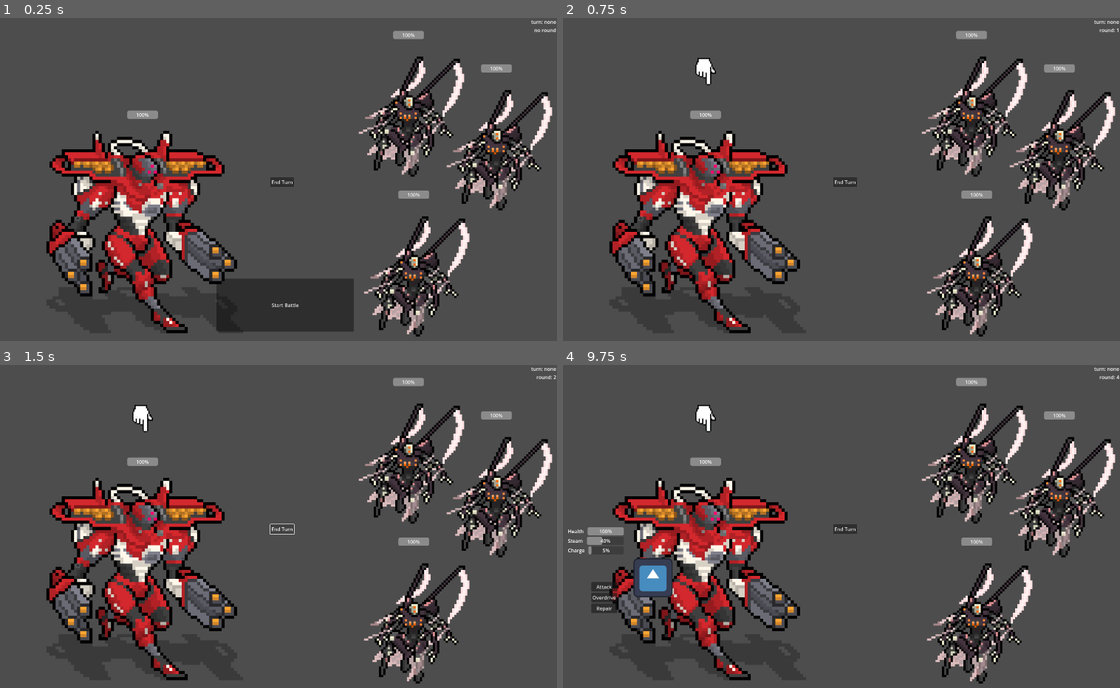
Above: before the commit, frames 1-4 (two rows, left to right).
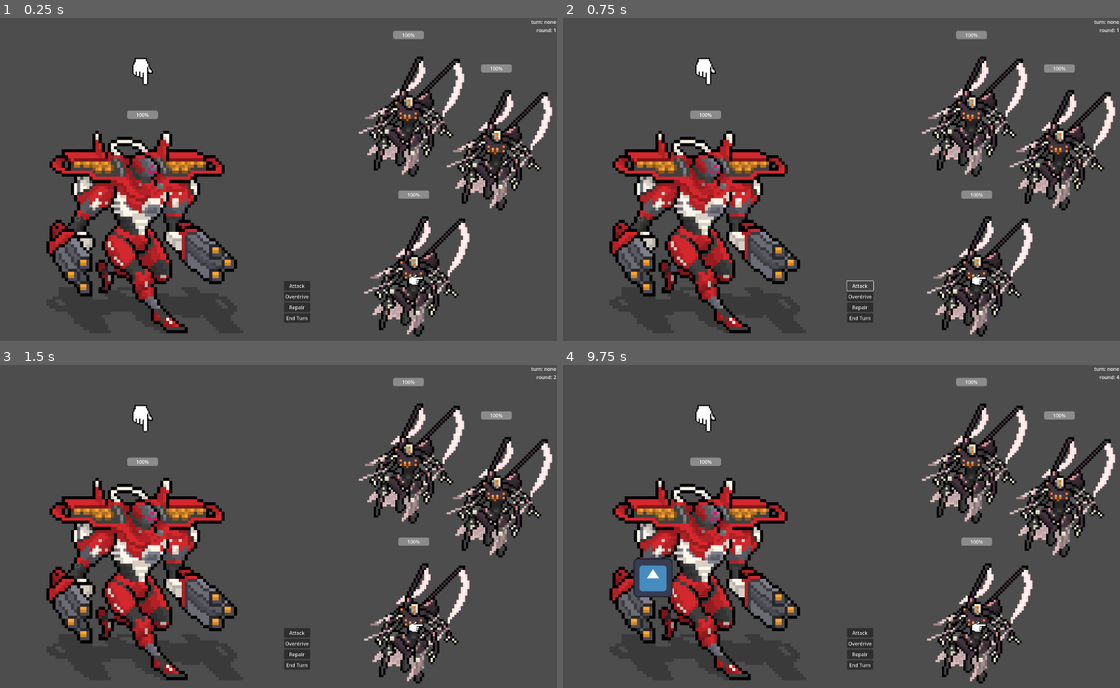
Above: after the commit, the same moments.

Repository: MaelvanDijk/Harvest
Game: Godot game, scene res://scenes/battle_scene.tscn
Two runs of this game, one before a commit and one after it. Both use one fixed random seed, a clock stepped at 60 frames per second and the inputs below. The engine's default icon, where the game draws it, is replaced by a stand-in: a white triangle on a blue panel in a dark square.
Inputs (mouse positions are in pixels of both pictures, inside the frame that each line leads up to):
- Up to frame 1 (0.25 s): no input
- Up to frame 2 (0.75 s): click (858, 286) at 0.5 s, where only the run after the commit has a clickable "Attack"
- Up to frame 3 (1.5 s): click "End Turn" at 1.25 s
- Up to frame 4 (9.75 s): click (858, 642) at 2 s, where only the run after the commit has a clickable "Overdrive"; click (858, 655) at 2.75 s, where only the run after the commit has a clickable "Repair"; click "End Turn" at 3.5 s; click (858, 633) at 4.25 s, where only the run after the commit has a clickable "Attack"; click (858, 642) at 5 s, where only the run after the commit has a clickable "Overdrive"; click (858, 655) at 5.75 s, where only the run after the commit has a clickable "Repair"; click "End Turn" at 6.5 s; click (858, 633) at 7.25 s, where only the run after the commit has a clickable "Attack"; click (858, 642) at 8 s, where only the run after the commit has a clickable "Overdrive"; click (858, 655) at 8.75 s, where only the run after the commit has a clickable "Repair"; click (640, 565) at 9.5 s

The runs differ from the first frame. In frame 1, 3.6% of the frame differs, in the area x 23-100%, y 3-98%; in frame 2, 0.6%; in frame 3, 0.6%; in frame 4, 1.3%.
Error after the commit: Invalid access to property or key 'visible' on a base object of type 'null instance'. (res://scripts/right_arm_component.gd:12)

Commit message:
relocated battlemenu, started work on targeting system

Diff:
--- a/src/scenes/battle_scene.tscn
+++ b/src/scenes/battle_scene.tscn
@@ -8,22 +8,6 @@
 
 [node name="BattleScene" type="Node2D"]
 script = ExtResource("1_3t2yw")
-
-[node name="MainBattleMenu" type="Control" parent="."]
-layout_mode = 3
-anchors_preset = 0
-offset_left = 1.0
-offset_top = 911.0
-offset_right = 337.0
-offset_bottom = 1078.0
-
-[node name="StartButton" type="Button" parent="MainBattleMenu"]
-layout_mode = 0
-offset_left = 812.0
-offset_top = -61.0
-offset_right = 1258.0
-offset_bottom = 112.0
-text = "Start Battle"
 
 [node name="BattleDebugMenu" type="BoxContainer" parent="."]
 offset_left = 1648.0
@@ -71,7 +55,38 @@
 position = Vector2(569, 698)
 speed = 30
 
-[connection signal="pressed" from="MainBattleMenu/StartButton" to="." method="_on_start_button_pressed"]
+[node name="MenuControler" type="Control" parent="."]
+layout_mode = 3
+anchors_preset = 0
+offset_left = 1169.0
+offset_top = 780.0
+offset_right = 1209.0
+offset_bottom = 820.0
+
+[node name="ActionContainer" type="VBoxContainer" parent="MenuControler"]
+layout_mode = 0
+offset_left = -137.0
+offset_top = 78.0
+offset_right = -52.0
+offset_bottom = 198.0
+
+[node name="AttackButton" type="Button" parent="MenuControler/ActionContainer"]
+layout_mode = 2
+text = "Attack"
+
+[node name="OverdriveButton" type="Button" parent="MenuControler/ActionContainer"]
+layout_mode = 2
+text = "Overdrive"
+
+[node name="RepairButton" type="Button" parent="MenuControler/ActionContainer"]
+layout_mode = 2
+text = "Repair
+"
+
+[node name="EndTurnButton" type="Button" parent="MenuControler/ActionContainer"]
+layout_mode = 2
+text = "End Turn"
+
 [connection signal="round_ended" from="TurnManager" to="." method="_on_turn_manager_round_ended"]
 [connection signal="attack_player" from="EnemyGroup/EnemyBattleScene" to="." method="_on_enemy_battle_scene_attack_player"]
 [connection signal="combatant_destroyed" from="EnemyGroup/EnemyBattleScene" to="." method="_on_enemy_battle_scene_combatant_destroyed"]
@@ -83,4 +98,5 @@
 [connection signal="combatant_destroyed" from="EnemyGroup/EnemyBattleScene3" to="." method="_on_enemy_battle_scene_combatant_destroyed"]
 [connection signal="turn_ended" from="EnemyGroup/EnemyBattleScene3" to="." method="_on_enemy_battle_scene_turn_ended"]
 [connection signal="deal_total_damage" from="PlayerGroup/PlayerBattleScene" to="." method="_on_player_battle_scene_deal_total_damage"]
-[connection signal="turn_ended" from="PlayerGroup/PlayerBattleScene" to="." method="_on_player_battle_scene_turn_ended"]
+[connection signal="player_activated" from="PlayerGroup/PlayerBattleScene" to="." method="_on_player_battle_scene_player_activated"]
+[connection signal="pressed" from="MenuControler/ActionContainer/EndTurnButton" to="." method="_on_end_turn_button_pressed"]
--- a/src/scenes/components/right_arm_component.tscn
+++ b/src/scenes/components/right_arm_component.tscn
@@ -7,80 +7,6 @@
 [node name="RightArmComponent" type="Node2D"]
 script = ExtResource("1_tj0sw")
 
-[node name="ContainerControl" type="Control" parent="."]
-visible = false
-layout_mode = 3
-anchors_preset = 0
-offset_left = -25.0
-offset_top = -27.0
-offset_right = 15.0
-offset_bottom = 13.0
-
-[node name="ActionContainer" type="VBoxContainer" parent="ContainerControl"]
-layout_mode = 0
-offset_left = -137.0
-offset_top = 78.0
-offset_right = -52.0
-offset_bottom = 198.0
-
-[node name="AttackButton" type="Button" parent="ContainerControl/ActionContainer"]
-layout_mode = 2
-text = "Attack"
-
-[node name="OverdriveButton" type="Button" parent="ContainerControl/ActionContainer"]
-layout_mode = 2
-text = "Overdrive"
-
-[node name="RepairButton" type="Button" parent="ContainerControl/ActionContainer"]
-layout_mode = 2
-text = "Repair
-"
-
-[node name="StatsContainer" type="VBoxContainer" parent="ContainerControl"]
-layout_mode = 0
-offset_left = -213.0
-offset_top = -101.0
-offset_right = -31.0
-offset_bottom = -10.0
-
-[node name="HBoxContainer" type="HSplitContainer" parent="ContainerControl/StatsContainer"]
-layout_mode = 2
-split_offset = 50
-
-[node name="HealthLabel" type="Label" parent="ContainerControl/StatsContainer/HBoxContainer"]
-layout_mode = 2
-text = "Health"
-
-[node name="HealthBar" type="ProgressBar" parent="ContainerControl/StatsContainer/HBoxContainer"]
-layout_mode = 2
-value = 100.0
-
-[node name="HBoxContainer2" type="HSplitContainer" parent="ContainerControl/StatsContainer"]
-layout_mode = 2
-split_offset = 50
-
-[node name="SteamLabel" type="Label" parent="ContainerControl/StatsContainer/HBoxContainer2"]
-layout_mode = 2
-text = "Steam
-"
-
-[node name="SteamBar" type="ProgressBar" parent="ContainerControl/StatsContainer/HBoxContainer2"]
-layout_mode = 2
-value = 40.0
-
-[node name="HBoxContainer3" type="HSplitContainer" parent="ContainerControl/StatsContainer"]
-layout_mode = 2
-split_offset = 50
-
-[node name="OverdriveLabel" type="Label" parent="ContainerControl/StatsContainer/HBoxContainer3"]
-layout_mode = 2
-text = "Charge
-"
-
-[node name="OverdriveBar" type="ProgressBar" parent="ContainerControl/StatsContainer/HBoxContainer3"]
-layout_mode = 2
-value = 5.0
-
 [node name="MenuButton" type="TextureButton" parent="."]
 offset_left = -25.0
 offset_top = -27.0
@@ -89,5 +15,4 @@
 texture_normal = ExtResource("2_adxjd")
 texture_hover = ExtResource("3_o7wci")
 
-[connection signal="pressed" from="ContainerControl/ActionContainer/AttackButton" to="." method="_on_attack_button_pressed"]
 [connection signal="pressed" from="MenuButton" to="." method="_on_texture_button_pressed"]
--- /dev/null
+++ b/src/scenes/components/target_component.tscn
@@ -0,0 +1,14 @@
+[gd_scene load_steps=3 format=3 uid="uid://br2ee6od7ur16"]
+
+[ext_resource type="Script" path="res://scenes/target_component.gd" id="1_p5jo7"]
+[ext_resource type="Texture2D" uid="uid://cw5mtp6qf3vx8" path="res://Sprites/TEMP/hand_only.png" id="2_cxr6j"]
+
+[node name="TargetComponent" type="Node2D"]
+script = ExtResource("1_p5jo7")
+
+[node name="TargetSprite" type="Sprite2D" parent="."]
+visible = false
+position = Vector2(-0.999996, 9.53674e-07)
+rotation = 1.56474
+texture = ExtResource("2_cxr6j")
+hframes = 14
--- a/src/scenes/player_battle_scene.tscn
+++ b/src/scenes/player_battle_scene.tscn
@@ -1,10 +1,11 @@
-[gd_scene load_steps=6 format=3 uid="uid://g1hmpj4ghbke"]
+[gd_scene load_steps=7 format=3 uid="uid://g1hmpj4ghbke"]
 
 [ext_resource type="Script" path="res://scripts/player_battle_scene.gd" id="1_j06i3"]
 [ext_resource type="PackedScene" uid="uid://cvmpj5n7cvrec" path="res://scenes/components/health_component.tscn" id="2_7xxjy"]
 [ext_resource type="Texture2D" uid="uid://by50o11reaub1" path="res://Sprites/TEMP/SSC MONARCH.png" id="3_smeih"]
 [ext_resource type="PackedScene" uid="uid://h0ukpxk0ltan" path="res://scenes/components/right_arm_component.tscn" id="4_sfbtf"]
 [ext_resource type="Texture2D" uid="uid://cw5mtp6qf3vx8" path="res://Sprites/TEMP/hand_only.png" id="5_1313j"]
+[ext_resource type="PackedScene" uid="uid://br2ee6od7ur16" path="res://scenes/components/target_component.tscn" id="6_vmjol"]
 
 [node name="PlayerBattleScene" type="Node2D" node_paths=PackedStringArray("health_component", "righ_arm_component")]
 script = ExtResource("1_j06i3")
@@ -21,14 +22,6 @@
 position = Vector2(-207, -41)
 attack = 20
 
-[node name="LeftArmPart" type="Node2D" parent="."]
-
-[node name="HeadPart" type="Node2D" parent="."]
-
-[node name="MainBodyPart" type="Node2D" parent="."]
-
-[node name="LowerBodyPart" type="Node2D" parent="."]
-
 [node name="TurnSprite" type="Sprite2D" parent="."]
 visible = false
 position = Vector2(3.99994, -527)
@@ -37,12 +30,7 @@
 texture = ExtResource("5_1313j")
 hframes = 14
 
-[node name="EndTurnButton" type="Button" parent="."]
-offset_left = 418.0
-offset_top = -178.0
-offset_right = 496.0
-offset_bottom = -147.0
-text = "End Turn"
+[node name="TargetComponent" parent="." instance=ExtResource("6_vmjol")]
 
+[connection signal="health_depleted" from="HealthComponent" to="." method="_on_health_component_health_depleted"]
 [connection signal="deal_damage" from="RightArmComponent" to="." method="_on_right_arm_component_deal_damage"]
-[connection signal="pressed" from="EndTurnButton" to="." method="_on_end_turn_button_pressed"]
--- /dev/null
+++ b/src/scenes/target_component.gd
@@ -0,0 +1,27 @@
+extends Node2D
+
+@onready var target_sprite := $TargetSprite
+
+var ally_group := Array()
+var enemy_group := Array()
+var target_array := Array()
+
+
+func _ready():
+	_get_groups()
+	_get_targets()
+
+func _get_groups():
+	var ally_group_name = get_parent().get_parent().name
+	ally_group = get_parent().get_parent().get_children()
+
+	if ally_group_name == "PlayerGroup":
+		enemy_group = get_parent().get_parent().get_parent().get_node("EnemyGroup").get_children()
+	else:
+		enemy_group = get_parent().get_parent().get_parent().get_node("PlayerGroup").get_children()
+
+func _get_targets():
+	target_array = enemy_group.duplicate()
+
+	target_sprite.global_position =  target_array[0].global_position
+	target_sprite.visible = true
--- a/src/scripts/battle_scene.gd
+++ b/src/scripts/battle_scene.gd
@@ -3,26 +3,26 @@
 @onready var player_group := $PlayerGroup
 @onready var enemy_group := $EnemyGroup
 @onready var turn_manager := $TurnManager
+@onready var menu_controler := $MenuControler
 
 @onready var combatants := player_group.get_children() + enemy_group.get_children()
-@onready var start_button = $MainBattleMenu/StartButton
 
 var turn = "none"
 var round := 0
 var combat_active := false
 
+func _ready():
+	_play_combat_round()
 
 func _play_combat_round():
 	print("Starting combat round")
 	round += 1
-	print(combatants)
 
 	if round > 10:
 		_end_combat()
 	else:
 		_apply_round_start_effects()
 		turn_manager.play(combatants.duplicate())
-
 
 func _start_next_round():
 	print("Starting next round.")
@@ -35,33 +35,27 @@
 func _apply_round_start_effects():
 	print("Applying round start effects")
 
-
 func _on_enemy_attack(damage):
 	print("damage")
 	#player.health_component.damage(damage)
-
-
-func _on_start_button_pressed():
-	start_button.queue_free()
-	_play_combat_round()
-
 
 func _on_player_battle_scene_deal_total_damage(amount):
 	print(amount)
 	#enemy.health_component.damage(amount)
 
-
 func _on_turn_manager_round_ended():
 	_start_next_round()
-
-
-func _on_player_battle_scene_turn_ended():
-	turn_manager.end_turn()
 
 func _on_enemy_battle_scene_turn_ended():
 	turn_manager.end_turn()
 
-
 func _on_enemy_battle_scene_combatant_destroyed():
 	if len(combatants) <= 1:
 		print("You win")
+
+func _on_end_turn_button_pressed():
+	menu_controler.visible = false
+	turn_manager.end_turn()
+
+func _on_player_battle_scene_player_activated():
+	menu_controler.visible = true
--- a/src/scripts/enemy_battle_scene.gd
+++ b/src/scripts/enemy_battle_scene.gd
@@ -2,7 +2,7 @@
 class_name EnemyBattleCharacter
 
 @export var health_component: HealthComponent
-@export var attack := 10
+@export var damage_amount := 10
 @export var speed:int
 
 signal attack_player(damage)
@@ -11,7 +11,7 @@
 
 func _attack():
 	print("enemy attacking!")
-	attack_player.emit(attack)
+	attack_player.emit(damage_amount)
 
 func play_turn():
 	print("playing turn")
--- a/src/scripts/player_battle_scene.gd
+++ b/src/scripts/player_battle_scene.gd
@@ -11,7 +11,7 @@
 var is_turn_active = false
 
 signal deal_total_damage(amount)
-signal turn_ended
+signal player_activated
 
 func play_turn():
 	print("playing turn")
@@ -26,15 +26,17 @@
 	"""Handles activation of components to allow actions and visual queues."""
 	is_turn_active = true
 	turn_sprite.visible = true
+	player_activated.emit()
 
+func make_inactive():
+	is_turn_active = false
+	turn_sprite.visible = false
 
 func _play_start_phase():
 	print("start phase")
 
-
 func _play_main_phase():
 	print("main phase")
-
 
 func _play_cleanup_phase():
 	print("end phase")
@@ -42,5 +44,5 @@
 func _on_right_arm_component_deal_damage(amount):
 	deal_total_damage.emit(amount)
 
-func _on_end_turn_button_pressed():
-	turn_ended.emit()
+func _on_health_component_health_depleted():
+	self.queue_free()
